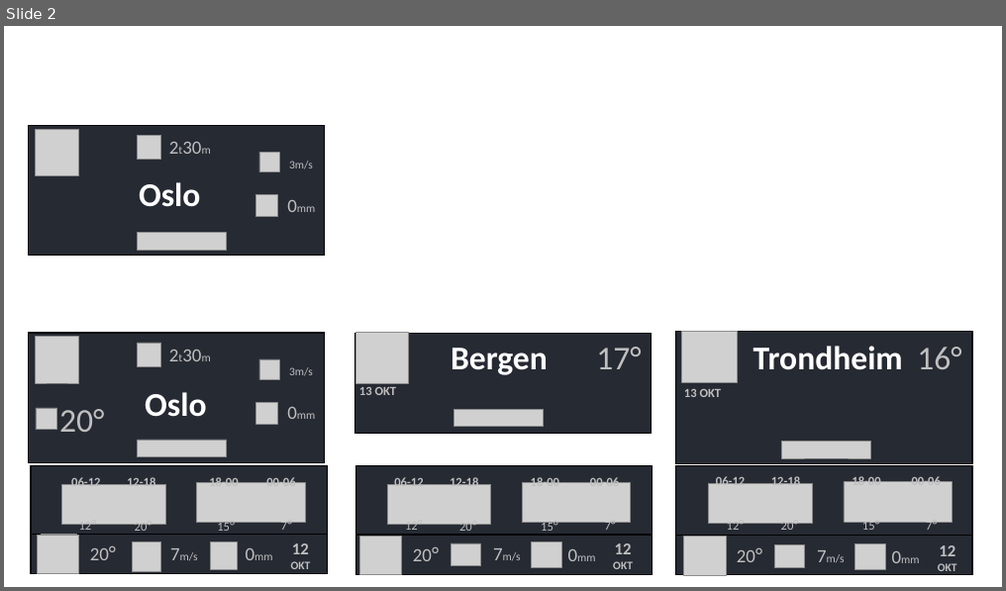
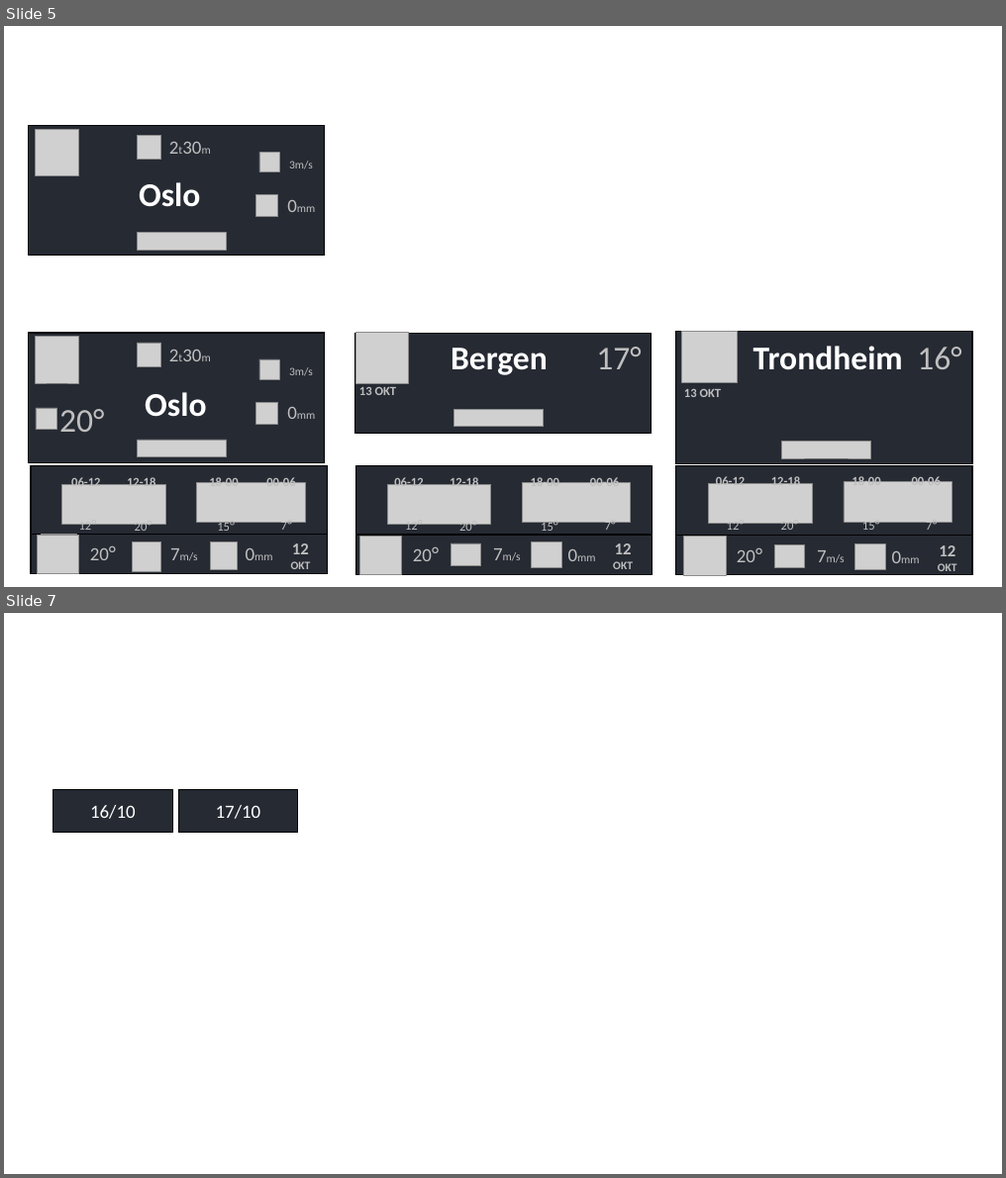
Before and after one commit to pfrang/sunchaser, a slide deck: Page example.pptx. Shown one above the other, each under a label of ours: slide 2 before the commit, slides 5 and 7 after it; the slides between them are not shown. The pictures are 1006x591 and 1006x1178 pixels, drawn with LibreOffice and Linux fonts; fonts in the diff are those of the drawing; grey boxes stand for pictures. Boxes give left, top, right and bottom in pixels: in the first picture for what was removed or moved away, otherwise in the second. Text is boxed around its words. In the diff, an @@ line names an element or a change of style, - is before the commit and + after.

```diff
--- a/Page example.pptx
+++ b/Page example.pptx
@@ slide 7 added at [4, 613, 1002, 1174], background #FFFFFF @@
@@ rectangle added at [54, 789, 173, 832], fill #262A33, outline #000000 1 pt, 18 pt, text #FFFFFF @@
+16/10
@@ rectangle added at [178, 789, 298, 832], fill #262A33, outline #000000 1 pt, 18 pt, text #FFFFFF @@
+17/10
@@ what was slide 2 is now slide 5 @@
```
Also in this commit, not shown: 3 other slides added, 4 other files.
